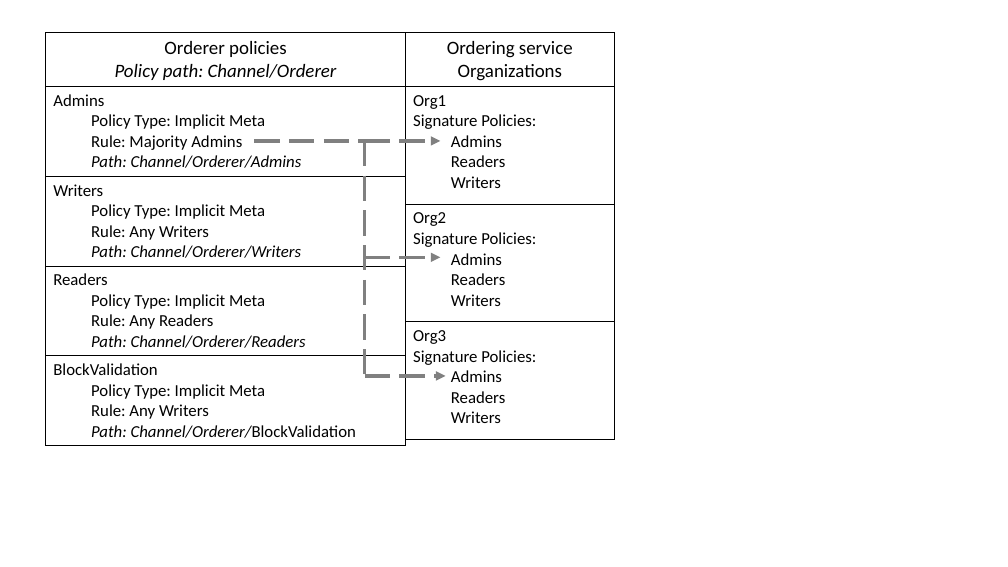
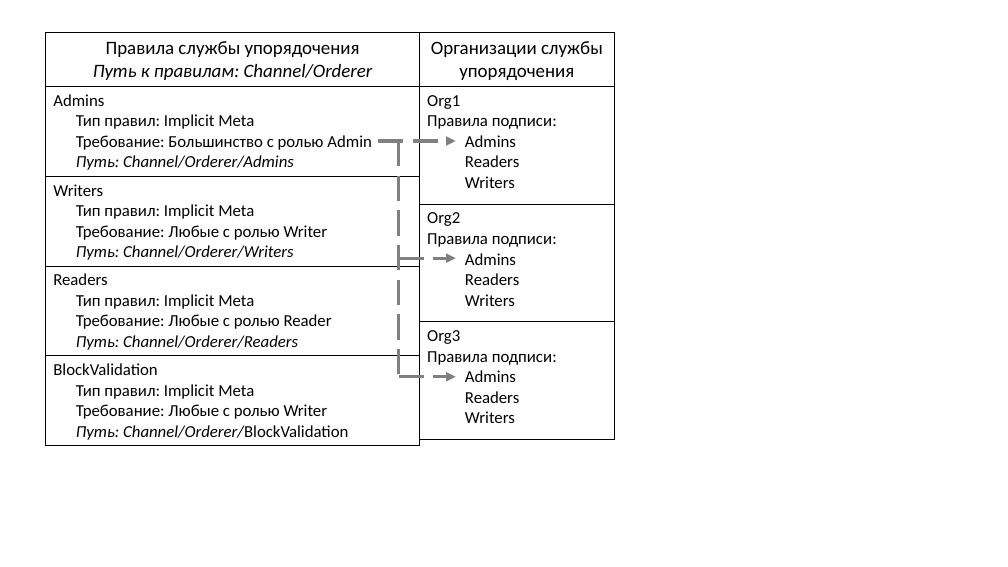
Before and after one commit to hyperledger/fabric-docs-i18n, a slide deck: slide 5 of docs/locale/ru_RU/source/create_channel/Policy_images.pptx. Drawn at 1008x567 pixels with LibreOffice and Linux fonts; fonts in the diff are those of the drawing. Boxes give left, top, right and bottom in pixels: in the first picture for what was removed or moved away, otherwise in the second. Text is boxed around its words. In the diff, an @@ line names an element or a change of style, - is before the commit and + after.

Commit message:
RU images for channel policies

```diff
--- a/docs/locale/ru_RU/source/create_channel/Policy_images.pptx
+++ b/docs/locale/ru_RU/source/create_channel/Policy_images.pptx
@@ table at [46,33,420,444] @@
-row 1, column 1: Orderer policies / Policy path: Channel/Orderer
+row 1, column 1: Правила службы упорядочения / Путь к правилам: Channel/Orderer
-row 2, column 1: Admins / Policy Type: Implicit Meta / Rule: Majority Admins / Path: Channel/Orderer/Admins
+row 2, column 1: Admins / Тип правил: Implicit Meta / Требование: Большинство с ролью Admin / Путь: Channel/Orderer/Admins
-row 3, column 1: Writers / Policy Type: Implicit Meta / Rule: Any Writers / Path: Channel/Orderer/Writers
+row 3, column 1: Writers / Тип правил: Implicit Meta / Требование: Любые с ролью Writer / Путь: Channel/Orderer/Writers
-row 4, column 1: Readers / Policy Type: Implicit Meta / Rule: Any Readers / Path: Channel/Orderer/Readers
+row 4, column 1: Readers / Тип правил: Implicit Meta / Требование: Любые с ролью Reader / Путь: Channel/Orderer/Readers
-row 5, column 1: BlockValidation / Policy Type: Implicit Meta / Rule: Any Writers / Path: Channel/Orderer/BlockValidation
+row 5, column 1: BlockValidation / Тип правил: Implicit Meta / Требование: Любые с ролью Writer / Путь: Channel/Orderer/BlockValidation
@@ table: place and size @@
-table at [46,33,406,442]
+table at [46,33,420,444]
@@ table at [420,33,614,439] @@
-row 1, column 1: Ordering service Organizations
+row 1, column 1: Организации службы упорядочения
-row 2, column 1: Org1 / Signature Policies: / Admins / Readers / Writers
+row 2, column 1: Org1 / Правила подписи: / Admins / Readers / Writers
-row 3, column 1: Org2 / Signature Policies: / Admins / Readers / Writers
+row 3, column 1: Org2 / Правила подписи: / Admins / Readers / Writers
-row 4, column 1: Org3 / Signature Policies: / Admins / Readers / Writers
+row 4, column 1: Org3 / Правила подписи: / Admins / Readers / Writers
@@ table: place and size @@
-table at [405,33,614,439]
+table at [420,33,614,439]
@@ line removed from (254, 141) to (364, 141) @@
@@ arrow moved from (364, 141) - (440, 141) to (378, 141) - (456, 141) @@
@@ line moved from (364, 141) - (364, 376) to (399, 141) - (399, 376) @@
@@ arrow moved from (364, 257) - (440, 257) to (399, 259) - (456, 259) @@
@@ arrow moved from (364, 376) - (445, 376) to (399, 377) - (456, 377) @@
```
Also in this commit, not shown: 5 other slides changed, 6 other files.
